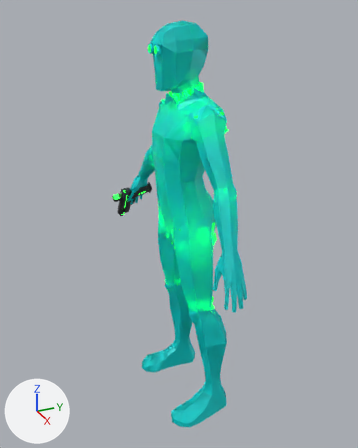
Renders of the glTF model data/droid_full_deform.glb from each side of a commit.
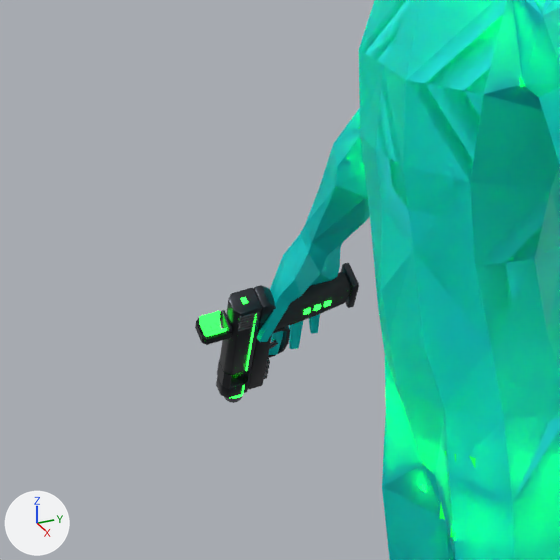
There are two pictures of each version: one whole from a 50 mm lens placed at (2.056, -0.953, 2.089), pointed at (-0.044, -0.007, 1.039), one close up on the part from 18% to 56% of the width and 26% to 57% of the height. Arrows for +X, +Y and +Z are at lower left; the lights stay in place. The first two pictures are the older version. Where no turn or scale is listed for an object, it has been applied to the vertices. Vertices at exactly the same position are counted once.

The first close-up shows 'droid_break_thigh.L_end', 'gun', 'gun_guard', 'mesh_node' and 4 more.
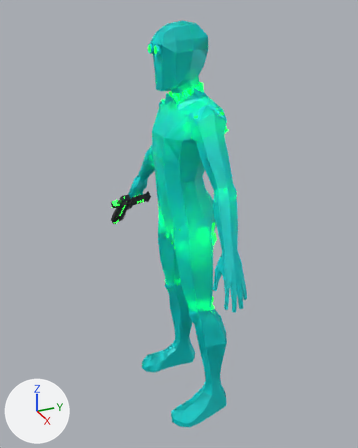
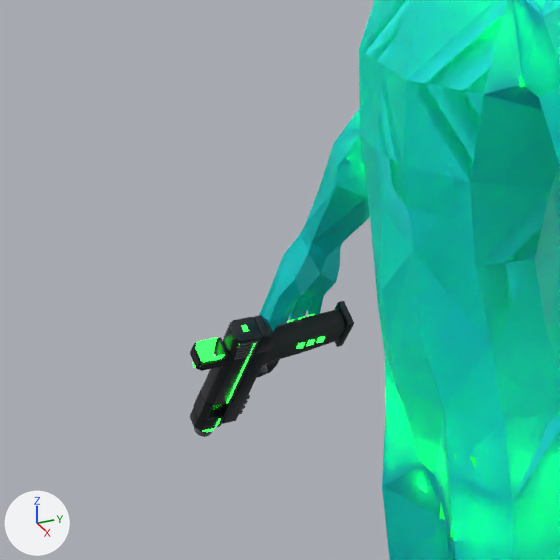
Commit message: The droids' hand wraps the pistol's grip

ob_pistol is not drawn itself; it is the parent of ob_gun_hud, ob_pistol_muzzle, ob_projectile_source, ob_projectile_source_001.

Where the newer file only moved an object's origin or applied its transform, the numbers keep the older frame.

What the commit changed:
me_gun is used by ob_gun; location (-0.62, -0.044, 0.956).
me_gun had 1378 vertices, 2664 faces and spanned x -0.083..0.12, y -0.157..0.079, z -0.108..0.143.
me_gun now has 1378 vertices, 2664 faces and spans x -0.063..0.138, y -0.173..0.065, z -0.146..0.095.
me_gun part 1: the whole mesh is multiplied about its middle by the matrix ((0.994, -0.107, -0.023), (0.109, 0.985, 0.134), (0.008, -0.136, 0.991)), then moved by (0.014, -0.03, -0.042).
me_gun_guard is used by ob_gun_guard; location (-0.62, -0.044, 0.956).
me_gun_guard had 44 vertices, 80 faces and spanned x -0.0151..0.0447, y -0.0455..-0.0026, z -0.022..0.0503.
me_gun_guard now has 44 vertices, 80 faces and spans x 0.0236..0.0842, y -0.0732..-0.0305, z -0.0317..0.0383.
me_gun_guard part 2: the whole mesh is multiplied about its middle by the matrix ((0.994, -0.107, -0.023), (0.109, 0.985, 0.134), (0.008, -0.136, 0.991)), then moved by (0.038, -0.028, -0.0116).
Object 'pistol' (ob_pistol) moves from (-0.62, -0.0441, 0.956) to (-0.61, -0.0795, 0.909).
Object 'pistol' (ob_pistol) turns from (78, 130, -8.1) to (91, 129, 7.7) degrees about x, y and z.

Where the change shows, as pixel boxes [x1, y1, x2, y2] in the close-ups (560 x 560 px):
'gun', reshaped
    before: [195, 263, 359, 403]
    after: [190, 301, 354, 437]
'gun_hud', moved, turned
    before: [199, 311, 228, 336]
    after: [193, 338, 225, 368]
'gun_guard', reshaped
    before: [268, 326, 290, 358]
    after: [257, 359, 280, 377]
'projectile_source', moved, turned
    before: [232, 372, 243, 378]
    after: [212, 404, 222, 410]
